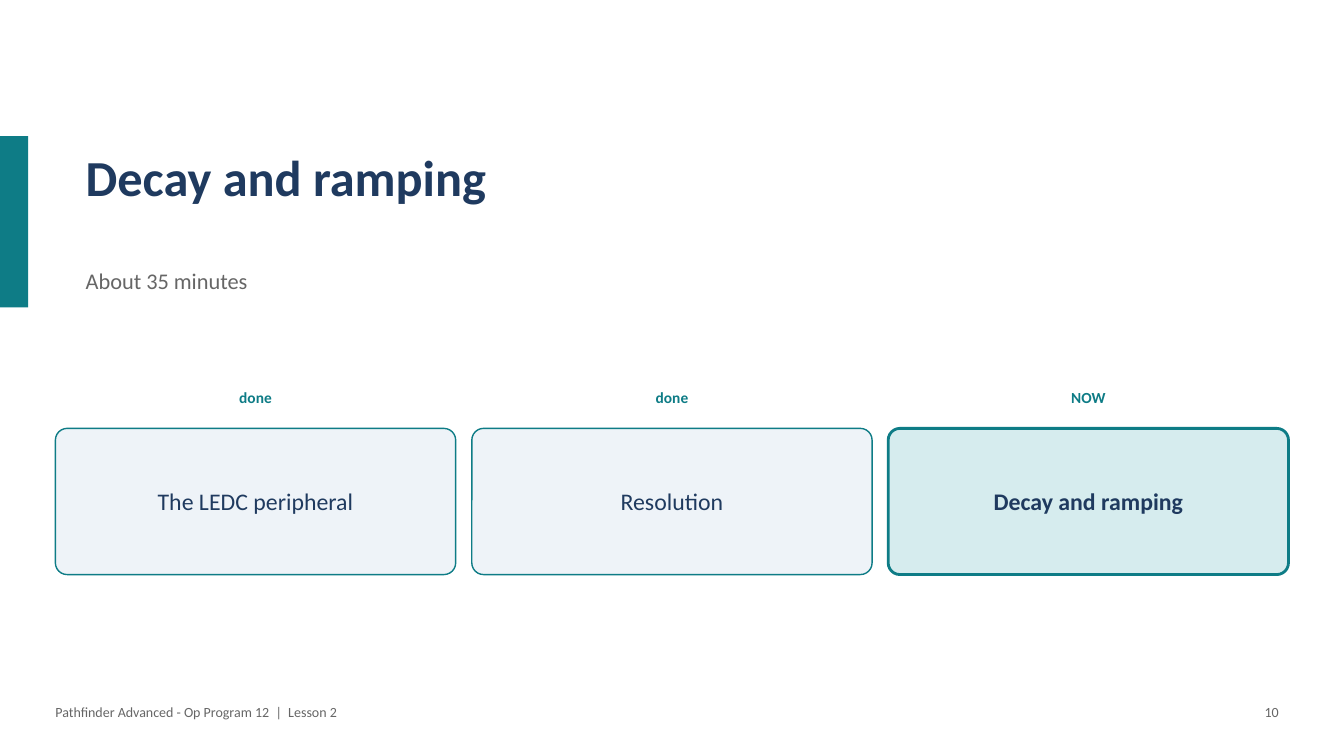
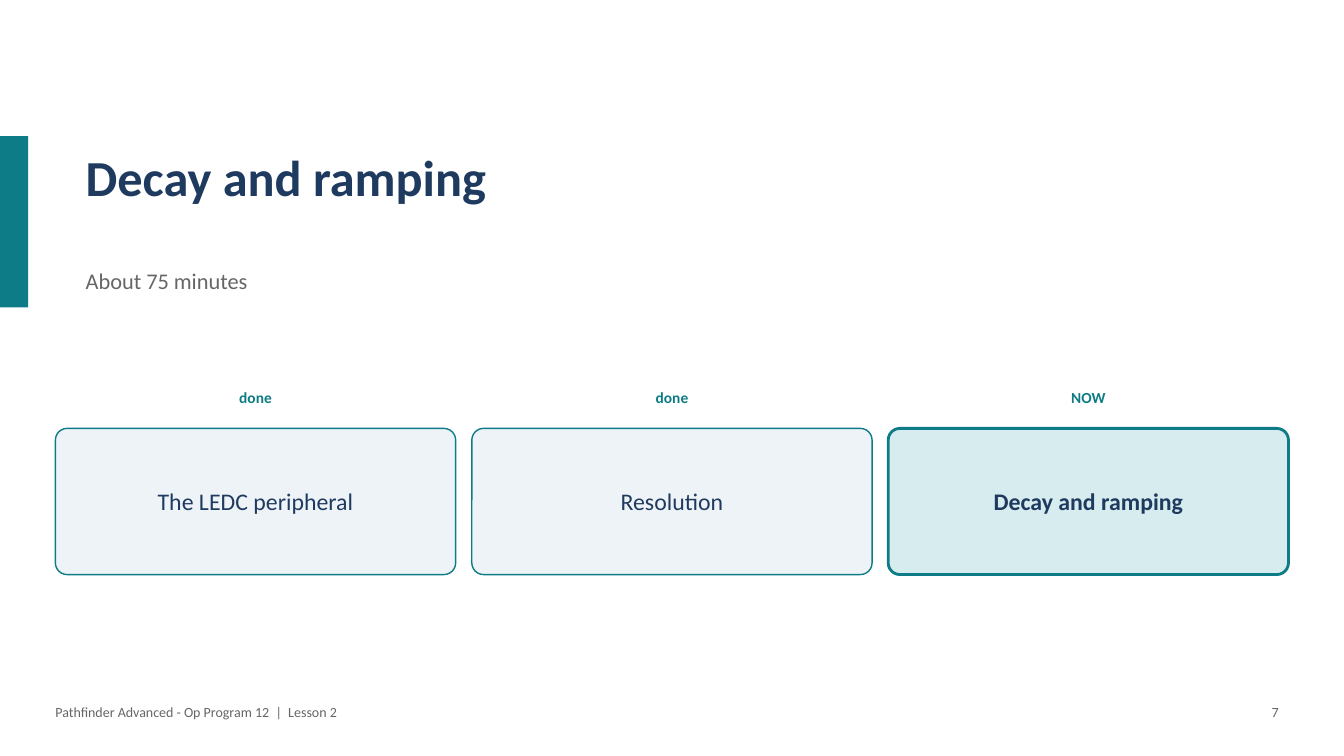
Before and after one commit to PorpoiseRobotics/porpoise-robotics, a slide deck: slide 8 of ground-vehicle/docs/courses/advanced/l2_motors_and_ramping.pptx (slide 11 before the commit). Drawn at 1344x756 pixels with LibreOffice and Linux fonts; fonts in the diff are those of the drawing. Boxes give left, top, right and bottom in pixels: in the first picture for what was removed or moved away, otherwise in the second. Text is boxed around its words. In the diff, an @@ line names an element or a change of style, - is before the commit and + after.

```diff
--- a/ground-vehicle/docs/courses/advanced/l2_motors_and_ramping.pptx
+++ b/ground-vehicle/docs/courses/advanced/l2_motors_and_ramping.pptx
@@ text at bbox=[86, 273, 247, 289]: text changed @@
-About 35 minutes
+About 75 minutes
@@ text at bbox=[1272, 708, 1279, 717]: text changed @@
-10
+7
```
Also in this commit, not shown: 3 other slides changed, 16 other files.
